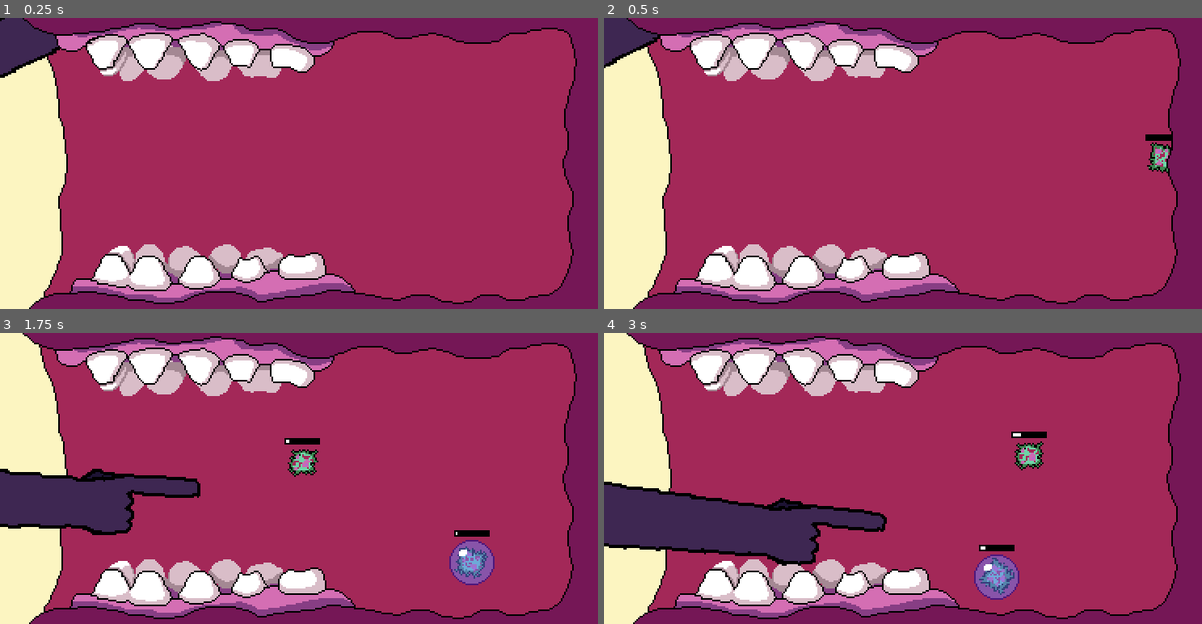
Above: before the commit, frames 1-4 (two rows, left to right).
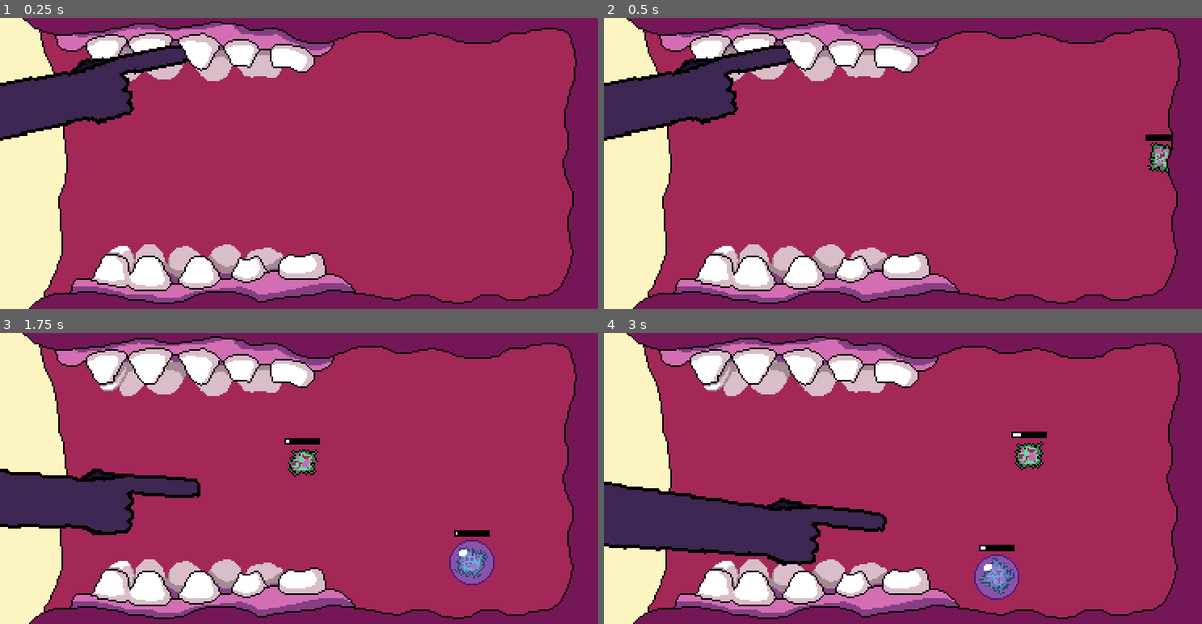
Above: after the commit, the same moments.

Repository: mOtHNOg/Godot-Wild-Jam--35
Game: Godot game, scene res://scenes/SceneManager.tscn
The game is run twice, just before and just after one commit, with the same random seed, the same clock (stepped at 60 frames per second) and the same inputs. Before the commit the project starts from res://scenes/Mouth.tscn. Sound files missing from this copy of the repository are replaced by a short silence.
Inputs (mouse positions are in pixels of both pictures, inside the frame that each line leads up to):
- Up to frame 1 (0.25 s): no input
- Up to frame 2 (0.5 s): no input
- Up to frame 3 (1.75 s): move the mouse to (430, 463) at 0.52 s; hold W (up) 0.53-1.28 s; hold Right (right) from 0.53 s (still down); move the mouse to (179, 493) at 1.27 s; click (179, 493) at 1.35 s; tap W (up) at 1.52, 1.55 s
- Up to frame 4 (3 s): tap W (up) at 1.82 s; move the mouse to (962, 414) at 2.02 s; release Right (right) at 2.03 s; hold A (left) 2.03-2.78 s; hold W (up) 2.03-2.78 s; move the mouse to (873, 536) at 2.77 s; hold Right (right) from 2.78 s (still down); click (873, 536) at 2.85 s

The runs differ from the first frame. In frame 1, 6.4% of the frame differs, in the area x 0-32%, y 0-90%; in frame 2, 6.0%; in frame 3, less than 0.1%; in frame 4, less than 0.1%.

Commit message:
fade transition works, its kinda ugly though :/

Diff:
--- a/project.godot
+++ b/project.godot
@@ -33,7 +33,7 @@
 [application]
 
 config/name="Godot Wild Jam #35"
-run/main_scene="res://scenes/Mouth.tscn"
+run/main_scene="res://scenes/SceneManager.tscn"
 boot_splash/bg_color=Color( 0.12549, 0.145098, 0.192157, 1 )
 config/icon="res://icon.png"
 
--- a/scenes/Bacteria.tscn
+++ b/scenes/Bacteria.tscn
@@ -15,7 +15,6 @@
 [ext_resource path="res://assets/art/probably living objects/bacteria/bacteria shield/shield0003.png" type="Texture" id=13]
 [ext_resource path="res://assets/sound/sfx/shield destroy.wav" type="AudioStream" id=14]
 [ext_resource path="res://assets/sound/sfx/bacteria explosion anticipation.wav" type="AudioStream" id=15]
-[ext_resource path="res://assets/sound/sfx/bacteria explosion.wav" type="AudioStream" id=16]
 [ext_resource path="res://assets/art/probably living objects/bacteria/bacteria shield/shield0001.png" type="Texture" id=18]
 [ext_resource path="res://assets/art/probably living objects/bacteria/bacteria shield/shield0000.png" type="Texture" id=19]
 [ext_resource path="res://assets/art/probably living objects/bacteria/bacteria shield/shield0002.png" type="Texture" id=20]
@@ -177,10 +176,6 @@
 
 [node name="ExplosionAnticipation" type="AudioStreamPlayer" parent="SFX"]
 stream = ExtResource( 15 )
-volume_db = -8.0
-
-[node name="Explosion" type="AudioStreamPlayer" parent="SFX"]
-stream = ExtResource( 16 )
 volume_db = -4.0
 
 [connection signal="area_entered" from="Shield" to="." method="_on_Shield_area_entered"]
--- /dev/null
+++ b/scenes/FadeTransition.tscn
@@ -0,0 +1,17 @@
+[gd_scene load_steps=2 format=2]
+
+[ext_resource path="res://scripts/FadeTransition.gd" type="Script" id=1]
+
+[node name="FadeTransition" type="ColorRect"]
+anchor_right = 1.0
+anchor_bottom = 1.0
+mouse_filter = 2
+color = Color( 0, 0, 0, 1 )
+script = ExtResource( 1 )
+__meta__ = {
+"_edit_use_anchors_": false
+}
+
+[node name="Tween" type="Tween" parent="."]
+
+[connection signal="tween_completed" from="Tween" to="." method="_on_Tween_tween_completed"]
--- a/scenes/Mouth.tscn
+++ b/scenes/Mouth.tscn
@@ -12,7 +12,7 @@
 rotation = -0.000409788
 script = ExtResource( 5 )
 
-[node name="mouth" type="Sprite" parent="."]
+[node name="MouthBackground" type="Sprite" parent="."]
 position = Vector2( 180, 90 )
 z_index = -1
 texture = ExtResource( 4 )
--- a/scenes/SceneManager.tscn
+++ b/scenes/SceneManager.tscn
@@ -7,7 +7,9 @@
 [node name="SceneManager" type="Node"]
 script = ExtResource( 3 )
 
-[node name="Transitions" type="CanvasLayer" parent="."]
+[node name="CanvasLayer" type="CanvasLayer" parent="."]
+
+[node name="Transitions" type="Node" parent="CanvasLayer"]
 
 [node name="Wall" parent="." instance=ExtResource( 2 )]
 visible = false
--- a/scripts/Arm.gd
+++ b/scripts/Arm.gd
@@ -23,6 +23,7 @@
 var angle_to_mouse_pos: float
 var direction_to_mouse_pos: Vector2
 
+
 signal collided_with_bacteria
 
 func _physics_process(delta):
@@ -33,6 +34,9 @@
 
 		# points towards mouse pos smoothly
 		global_rotation = lerp_angle(global_rotation, angle_to_mouse_pos, rotation_speed * delta)
+
+		# clamp rotation because it can look pretty funky sometimes
+		global_rotation = clamp(global_rotation, -0.2, 0.2)
 
 		# only lets you poke if your mouse is to the right of the finger (because it makes sense)
 		if Input.is_action_just_pressed("left_click") and mouse_pos.x > finger.global_position.x:
@@ -54,6 +58,7 @@
 
 		if extending == false:
 			position = lerp(position, rest_pos, arm_retract_speed * delta)
+	print(global_rotation)
 
 func poke() -> void:
 	extending = true
@@ -79,5 +84,6 @@
 	if extending == true:
 		stop_poke()
 
-		connect("collided_with_bacteria", area, "_on_finger_collision")
-		emit_signal("collided_with_bacteria", has_toothbrush)
+		if area is Bacteria:
+			connect("collided_with_bacteria", area, "_on_finger_collision")
+			emit_signal("collided_with_bacteria", has_toothbrush)
--- a/scripts/Bacteria.gd
+++ b/scripts/Bacteria.gd
@@ -116,8 +116,7 @@
 		explode_progress_bar.value = 1 - explode_time_left_percent
 
 		# play explosion anticipation sound when timer reaches certain point
-		if explosive == false and explode_timer.time_left < 0.8 and explosion_anticipation_sound_played == false:
-			print(explode_timer.time_left)
+		if explosive == false and explode_timer.time_left < 0.9 and explosion_anticipation_sound_played == false:
 			explosion_anticipation_sound_played = true
 			sfx.explosion_anticipation.play()
 
--- /dev/null
+++ b/scripts/FadeTransition.gd
@@ -0,0 +1,39 @@
+extends ColorRect
+
+enum {FADING_IN, FADING_OUT}
+var status = FADING_IN
+
+onready var tween = $Tween
+
+var transition_speed: float = 2
+var transparent_color: Color = Color(0, 0, 0, 0)
+
+# same as transparent color but fully opaque
+var opaque_color: Color = Color(transparent_color.r, transparent_color.b, transparent_color.g, 1)
+
+signal fully_opaque
+var signal_recipient: Node = null
+var signal_method: String
+
+func _ready():
+	connect("fully_opaque", signal_recipient, signal_method)
+
+	color = transparent_color
+
+	tween.interpolate_property(self, "color", transparent_color, opaque_color,
+		transition_speed / 2, Tween.TRANS_SINE, Tween.EASE_OUT)
+	tween.start()
+
+func _on_Tween_tween_completed(_object, _key):
+	if status == FADING_IN:
+		emit_signal("fully_opaque")
+
+		# start fating out
+		tween.interpolate_property(self, "color", opaque_color, transparent_color,
+			transition_speed / 2, Tween.TRANS_SINE, Tween.EASE_IN)
+		tween.start()
+
+		status = FADING_OUT
+
+	else:
+		queue_free()
--- a/scripts/Global.gd
+++ b/scripts/Global.gd
@@ -2,6 +2,7 @@
 
 # preload
 const screen_flash_object = preload("res://scenes/ScreenFlash.tscn")
+const fade_transition_object = preload("res://scenes/FadeTransition.tscn")
 
 # nodes
 var mouth: Node2D
@@ -61,3 +62,13 @@
 		dict_keys[1] : value_1
 	}
 	return new_dict
+
+func view_transition(where: Node, SceneManager: Node, transition_method: String, speed: float = 0.5, color: Color = Color(0, 0, 0, 0)) -> void:
+	var fade_transition_instance = fade_transition_object.instance()
+
+	fade_transition_instance.transition_speed = speed
+	fade_transition_instance.transparent_color = color
+	fade_transition_instance.signal_recipient = SceneManager
+	fade_transition_instance.signal_method = transition_method
+
+	where.add_child(fade_transition_instance)
--- a/scripts/SceneManager.gd
+++ b/scripts/SceneManager.gd
@@ -1,7 +1,7 @@
 extends Node
 
 # NODESSSSSSSSSS
-onready var transitions = $Transitions
+onready var transitions = $CanvasLayer/Transitions
 
 var needs_disabling_group_name_template: String = "needs_disabling_{view}"
 
@@ -24,4 +24,7 @@
 		inactive_nodes.disabled = true
 
 	if Input.is_action_just_pressed("down"):
-		Global.views = Global.swap_dict_values(Global.views)
+		Global.view_transition(transitions, self, "_on_view_transition")
+
+func _on_view_transition() -> void:
+	Global.views = Global.swap_dict_values(Global.views)
Binary file changed: assets/art/backgrounds/mouth background.png
Not shown: 1 places in scenes/Bacteria.tscn that only renumber resources
Not shown, changed: assets/art/backgrounds/mouth background.png~
Not shown, removed: assets/art/krita files/.mouth background.kra-autosave.kra
Not shown, changed: assets/art/krita files/mouth background.kra
Not shown, changed: assets/art/krita files/mouth background.kra~
